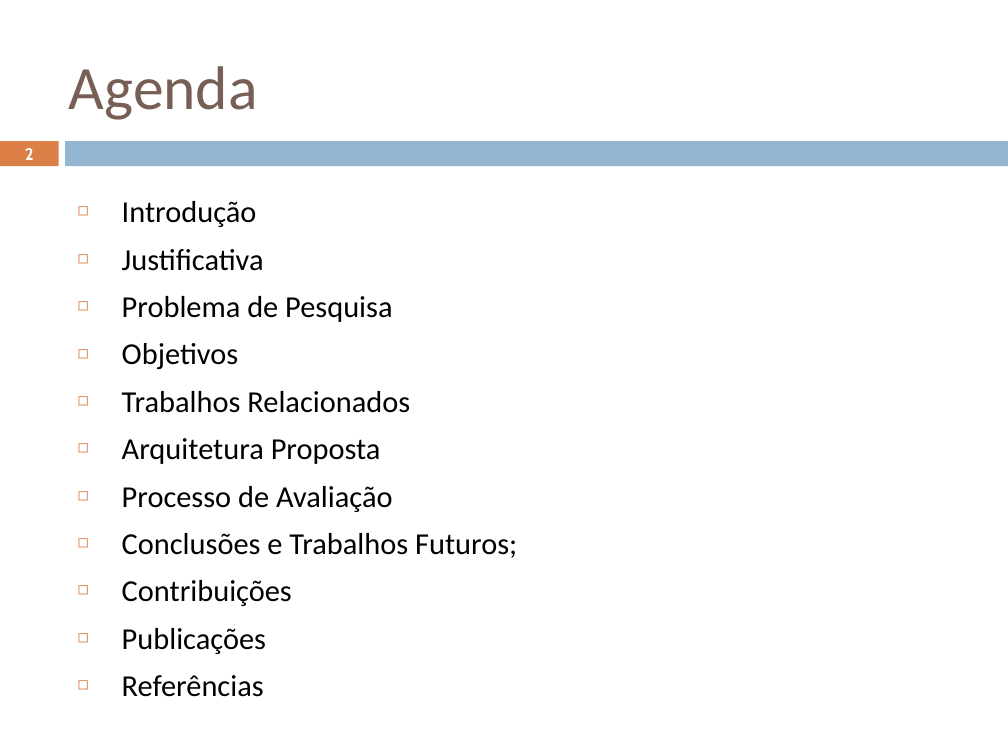
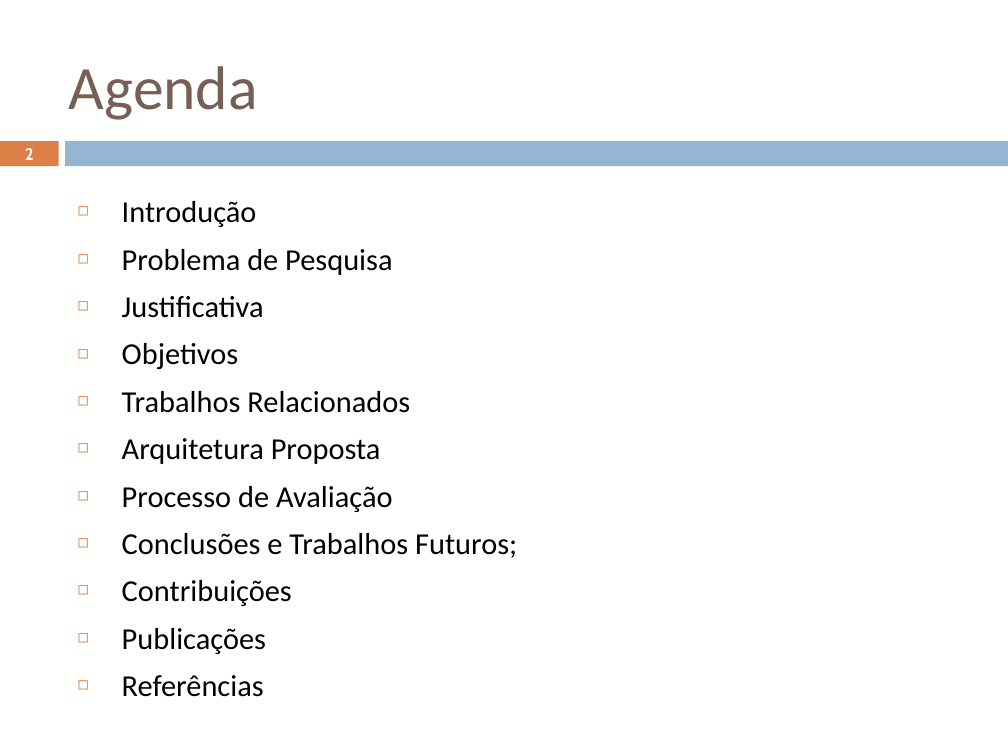
Before and after one commit to geoleite/Mestrado, a slide deck: slide 2 of Apresentacao/ApresentaçãoV1.pptx. Drawn at 1008x756 pixels with LibreOffice and Linux fonts; fonts in the diff are those of the drawing. Boxes give left, top, right and bottom in pixels: in the first picture for what was removed or moved away, otherwise in the second. Text is boxed around its words. In the diff, an @@ line names an element or a change of style, - is before the commit and + after.

```diff
--- a/Apresentacao/ApresentaçãoV1.pptx
+++ b/Apresentacao/ApresentaçãoV1.pptx
@@ text at <box>122,249,392,275</box>: paragraph added @@
+◻ Problema de Pesquisa
@@ text at <box>122,296,392,322</box>: paragraph removed @@
-◻ Problema de Pesquisa
```
Also in this commit, not shown: 24 other slides changed, 7 other files.
